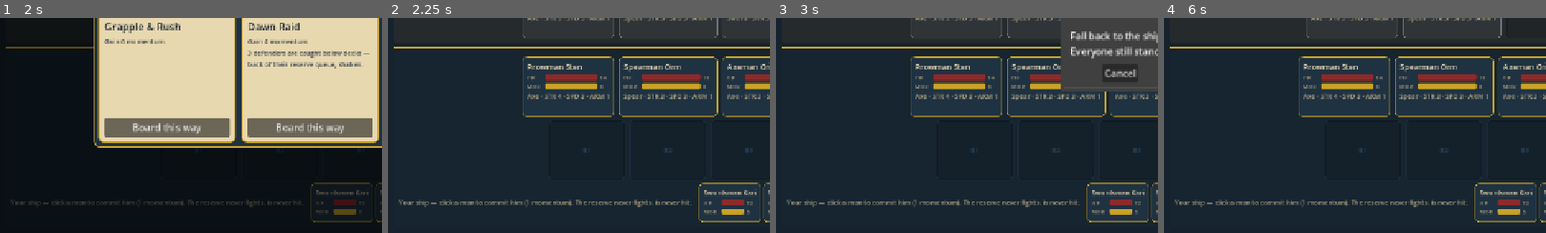
Above: before the commit, frames 1-4 (left to right).
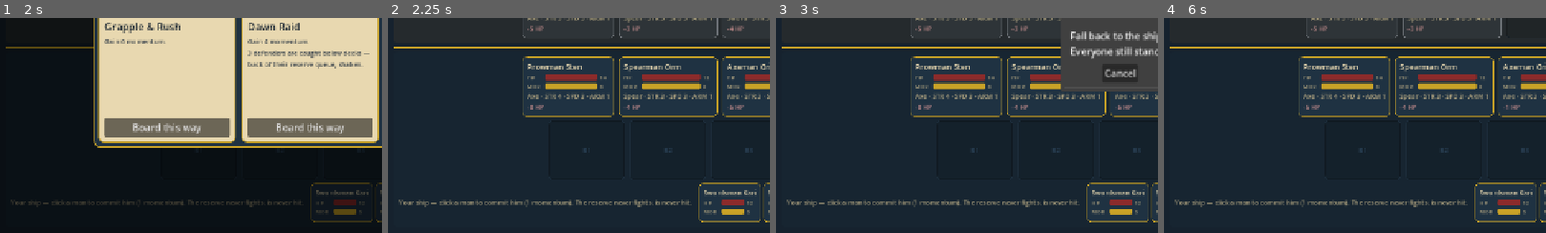
Above: after the commit, the same moments.

Repository: Tonttu84/vikingGame
Game: Godot game, scene res://src/ui/battle_ui.tscn
The game is run twice, just before and just after one commit, with the same random seed, the same clock (stepped at 60 frames per second) and the same inputs.
Inputs:
- Up to frame 1 (2 s): click "How it works" at 0.5 s; click "Debug" at 1.25 s
- Up to frame 2 (2.25 s): click "Board this way" at 2 s
- Up to frame 3 (3 s): click "Retreat" at 2.75 s
- Up to frame 4 (6 s): click "End Turn — let them fight" at 3.5 s; click "Retreat" at 4.25 s; click "Fight again (seed 1)" at 5 s; click "Board this way" at 5.75 s
The pictures show only the part of the screen within x 0-50%, y 41-91%; the shares and areas given below are measured in that part.

Frame 1 is identical in both runs. In frame 2, 0.4% of the frame differs, in the area x 36-94%, y 3-43%; in frame 3, 0.3%; in frame 4, 0.3%.

Commit message:
Forecast incoming damage on every token: read threat off the board
New engine query forecast(): what each fielded man stands to take in
the coming fight phases - physical and morale - built on the same
targeting and damage rules the phases resolve with (attack and snipe
damage now share extracted helpers so preview and resolution cannot
drift). It counts column duels, spear reach, archer snipes, the rail
volley, bonus attacks, the telegraphed tactic, and one morale wave
per man the totals already kill. Single pass by design: cascades and
reaction saves are not chained - a preview of intent, not a
simulation.

Tokens render the bill (-N HP / -N MOR, DOOMED when it kills), so the
player never adds it up by squinting at every enemy.

Co-Authored-By: Claude <noreply@anthropic.com>
Claude-Session: https://claude.ai/code/session_01JEyG5wLrf5xPjouWHRLAVf

Diff:
--- a/src/core/combat_engine.gd
+++ b/src/core/combat_engine.gd
@@ -514,11 +514,7 @@
 
 
 func _attack(attacker: Character, defender: Character) -> void:
-	var dmg := attacker.damage_against(defender)
-	if defender.side == Character.Side.PLAYER and state.shield_wall_active:
-		dmg = maxi(1, dmg - 2)
-	if defender.side == Character.Side.PLAYER and state.player_armor_bonus > 0:
-		dmg = maxi(1, dmg - state.player_armor_bonus)
+	var dmg := _melee_damage(attacker, defender)
 	defender.hp -= dmg
 	state.log_event("%s hits %s for %d (%d HP left)." %
 			[attacker.display_name, defender.display_name, dmg, maxi(0, defender.hp)])
@@ -529,11 +525,7 @@
 ## The archer's arrow: flat LOW damage, armor and columns ignored — the one
 ## attack placement cannot dodge. Side-wide protections still soften it.
 func _snipe(attacker: Character, defender: Character) -> void:
-	var dmg := BattleState.ARCHER_SNIPE_DAMAGE
-	if defender.side == Character.Side.PLAYER and state.shield_wall_active:
-		dmg = maxi(1, dmg - 2)
-	if defender.side == Character.Side.PLAYER and state.player_armor_bonus > 0:
-		dmg = maxi(1, dmg - state.player_armor_bonus)
+	var dmg := _snipe_damage(defender)
 	defender.hp -= dmg
 	state.log_event("%s's arrow finds %s for %d (%d HP left)." %
 			[attacker.display_name, defender.display_name, dmg, maxi(0, defender.hp)])
@@ -541,6 +533,26 @@
 		await _handle_death(defender)
 
 
+func _melee_damage(attacker: Character, defender: Character) -> int:
+	return _soften(attacker.damage_against(defender), defender)
+
+
+func _snipe_damage(defender: Character) -> int:
+	return _soften(BattleState.ARCHER_SNIPE_DAMAGE, defender)
+
+
+## Side-wide protections (shield wall, careful advance) soften every hit
+## the player's side takes, to a minimum of 1.
+func _soften(dmg: int, defender: Character) -> int:
+	if defender.side != Character.Side.PLAYER:
+		return dmg
+	if state.shield_wall_active:
+		dmg = maxi(1, dmg - 2)
+	if state.player_armor_bonus > 0:
+		dmg = maxi(1, dmg - state.player_armor_bonus)
+	return dmg
+
+
 ## Card/tactic damage that bypasses armor and columns.
 func _deal_true_damage(c: Character, amount: int) -> void:
 	if amount <= 0 or not c.is_alive():
@@ -558,6 +570,63 @@
 	if c.morale_immune() or not c.is_alive():
 		return
 	c.morale -= amount
+
+
+# --- Forecast ----------------------------------------------------------------
+
+## What every fielded man stands to take in the coming fight phases, given
+## current placements, active effects and the telegraphed tactic:
+## {Character: {"hp": int, "morale": int}}. Deterministic and side-effect
+## free, built on the same targeting and damage rules the phases resolve
+## with. Single pass — each predicted death counts as one morale wave, but
+## cascades, rout shocks and reaction saves are not chained: it is a
+## preview of intent, not a simulation.
+func forecast() -> Dictionary:
+	var out := {}
+	var everyone := state.fielded(Character.Side.PLAYER) + state.fielded(Character.Side.ENEMY)
+	for c in everyone:
+		out[c] = {"hp": 0, "morale": 0}
+	# The rail archers open your fight phase.
+	if state.archer_support_damage > 0:
+		var mark := _weakest_fielded(state.enemy_formation)
+		if mark != null:
+			out[mark]["hp"] += state.archer_support_damage
+	# Every fielded attacker, at his current target.
+	for attacker in everyone:
+		if not attacker.is_alive():
+			continue
+		if not _is_sniper(attacker) and not _can_melee(attacker):
+			continue
+		var target := _pick_target(attacker)
+		if target == null or not out.has(target):
+			continue
+		var dmg := _snipe_damage(target) if _is_sniper(attacker) \
+				else _melee_damage(attacker, target)
+		out[target]["hp"] += dmg * (1 + attacker.bonus_attacks)
+	# The telegraphed tactic is part of the bill.
+	match state.next_tactic:
+		"arrow_volley":
+			if not state.shield_wall_active:
+				for c in state.fielded(Character.Side.PLAYER):
+					out[c]["hp"] += 1
+		"fear_horn":
+			for c in state.fielded(Character.Side.PLAYER):
+				if not c.morale_immune():
+					out[c]["morale"] += 1
+	# Deaths shake the line: one wave per man these totals already kill.
+	for side in [Character.Side.PLAYER, Character.Side.ENEMY]:
+		var waves := 0
+		for c in state.fielded(side):
+			if out[c]["hp"] >= c.hp:
+				waves += 1
+		if side == Character.Side.PLAYER:
+			waves = maxi(0, waves - state.death_wave_suppressions)
+		if waves == 0:
+			continue
+		for c in state.fielded(side):
+			if out[c]["hp"] < c.hp and not c.morale_immune():
+				out[c]["morale"] += waves * BattleState.DEATH_MORALE_HIT
+	return out
 
 
 # --- Death, morale and routing ----------------------------------------------
--- a/src/ui/battle_ui.gd
+++ b/src/ui/battle_ui.gd
@@ -210,11 +210,13 @@
 # --- Rendering ---------------------------------------------------------------
 
 func refresh(state: BattleState) -> void:
+	# One forecast per refresh: every token shows what it stands to take.
+	var forecast := engine.forecast()
 	_fill_enemy_reserve(state)
-	_fill_line(_enemy_back_row, state.enemy_formation, Formation.BACK)
-	_fill_line(_enemy_front_row, state.enemy_formation, Formation.FRONT)
-	_fill_line(_player_front_row, state.player_formation, Formation.FRONT)
-	_fill_line(_player_back_row, state.player_formation, Formation.BACK)
+	_fill_line(_enemy_back_row, state.enemy_formation, Formation.BACK, forecast)
+	_fill_line(_enemy_front_row, state.enemy_formation, Formation.FRONT, forecast)
+	_fill_line(_player_front_row, state.player_formation, Formation.FRONT, forecast)
+	_fill_line(_player_back_row, state.player_formation, Formation.BACK, forecast)
 	_fill_row(_player_reserve_row, state.player_reserve, true)
 	_refresh_enemy_captain(state)
 	_refresh_hand(state)
@@ -224,13 +226,14 @@
 
 ## One line of a formation as 4 fixed columns: a token where a man stands,
 ## a dim placeholder where the slot is empty (so misses read spatially).
-func _fill_line(row: HBoxContainer, formation: Formation, line: int) -> void:
+func _fill_line(row: HBoxContainer, formation: Formation, line: int,
+		forecast: Dictionary) -> void:
 	for child in row.get_children():
 		child.queue_free()
 	for col in Formation.COLUMNS:
 		var c := formation.at(line, col)
 		if c != null:
-			var token := CharacterToken.create(c, self, false)
+			var token := CharacterToken.create(c, self, false, forecast.get(c, {}))
 			token.clicked.connect(_on_token_clicked)
 			row.add_child(token)
 		else:
--- a/src/ui/character_token.gd
+++ b/src/ui/character_token.gd
@@ -7,14 +7,19 @@
 
 var character: Character
 var battle_ui: Control
-var compact := false  ## reserve rows use a smaller face
+var compact := false   ## reserve rows use a smaller face
+## This fighter's entry from CombatEngine.forecast(): incoming {"hp", "morale"}
+## next fight phases. Empty for men off the grid — nothing can touch them.
+var forecast := {}
 
 
-static func create(p_character: Character, p_ui: Control, p_compact := false) -> CharacterToken:
+static func create(p_character: Character, p_ui: Control, p_compact := false,
+		p_forecast := {}) -> CharacterToken:
 	var token := CharacterToken.new()
 	token.character = p_character
 	token.battle_ui = p_ui
 	token.compact = p_compact
+	token.forecast = p_forecast
 	token._build()
 	return token
 
@@ -54,7 +59,37 @@
 		if character.bonus_attacks > 0:
 			box.add_child(UIPalette.label("+%d attack" % character.bonus_attacks,
 					UIPalette.FONT_SMALL, UIPalette.PARCHMENT_DIM))
+	_add_forecast_badge(box)
 	tooltip_text = _tooltip()
+
+
+## The bill for standing here: incoming damage next fight phases, so the
+## player reads threat off the board instead of adding it up per enemy.
+func _add_forecast_badge(box: VBoxContainer) -> void:
+	var incoming_hp: int = forecast.get("hp", 0)
+	var incoming_morale: int = forecast.get("morale", 0)
+	set_meta("forecast_hp", incoming_hp)
+	set_meta("forecast_morale", incoming_morale)
+	if incoming_hp <= 0 and incoming_morale <= 0:
+		return
+	var row := HBoxContainer.new()
+	row.add_theme_constant_override("separation", 6)
+	row.mouse_filter = Control.MOUSE_FILTER_IGNORE
+	if incoming_hp > 0:
+		var hp_label := UIPalette.label("-%d HP" % incoming_hp, UIPalette.FONT_SMALL,
+				UIPalette.BLOOD.lightened(0.45))
+		hp_label.mouse_filter = Control.MOUSE_FILTER_IGNORE
+		row.add_child(hp_label)
+		if incoming_hp >= character.hp:
+			var doom := UIPalette.label("DOOMED", UIPalette.FONT_SMALL, UIPalette.BLOOD.lightened(0.45))
+			doom.mouse_filter = Control.MOUSE_FILTER_IGNORE
+			row.add_child(doom)
+	if incoming_morale > 0:
+		var morale_label := UIPalette.label("-%d MOR" % incoming_morale, UIPalette.FONT_SMALL,
+				UIPalette.GOLD)
+		morale_label.mouse_filter = Control.MOUSE_FILTER_IGNORE
+		row.add_child(morale_label)
+	box.add_child(row)
 
 
 func _bar(value: int, max_value: int, color: Color, tag: String) -> Control:
--- /dev/null
+++ b/tests/test_forecast.gd
@@ -0,0 +1,96 @@
+extends TestCase
+## The incoming-damage forecast: what every fielded man stands to take in
+## the coming fight phases — physical and morale — computed from current
+## placements and the telegraphed tactic, so the player never has to add
+## it up by squinting at the board. Deterministic, single pass: mid-phase
+## deaths are counted as one wave each but cascades and saves are not
+## chained — it is a preview of intent, not a simulation.
+
+const P := Character.Side.PLAYER
+const E := Character.Side.ENEMY
+const F := Formation.FRONT
+const B := Formation.BACK
+
+
+func test_column_duel_shows_both_sides() -> void:
+	var p1 := TestHelpers.grunt(P, "p1")
+	var e1 := TestHelpers.grunt(E, "e1", 12, 6, 4, 3)
+	var eng := TestHelpers.engine_for({"player_field": [p1], "enemy_field": [e1]})
+	var fc := eng.forecast()
+	assert_eq(fc[e1]["hp"], 3, "p1's swing next fight phase")
+	assert_eq(fc[p1]["hp"], 4, "e1's answer in theirs")
+	assert_eq(fc[p1]["morale"], 0, "nothing threatens morale yet")
+
+
+func test_empty_column_forecasts_no_damage() -> void:
+	var p1 := TestHelpers.grunt(P, "p1")
+	var e1 := TestHelpers.grunt(E, "e1")
+	var eng := TestHelpers.engine_for({"player_field": [p1], "enemy_field": [e1]})
+	TestHelpers.station(eng.state.player_formation, p1, F, 3)
+	var fc := eng.forecast()
+	assert_eq(fc[p1]["hp"], 0, "their man swings at air")
+	assert_eq(fc[e1]["hp"], 0, "and so does yours")
+
+
+func test_reach_snipe_and_rail_arrows_are_counted() -> void:
+	var p1 := TestHelpers.grunt(P, "p1")
+	var e_front := TestHelpers.grunt(E, "e_front", 12, 6, 4, 3)
+	var e_spear := TestHelpers.grunt(E, "e_spear", 12, 6, 3, 3, Weapon.spear())
+	var e_bow := TestHelpers.grunt(E, "e_bow", 12, 6, 2, 3, Weapon.bow())
+	var eng := TestHelpers.engine_for({
+		"player_field": [p1],
+		"enemy_field": [e_front, e_spear, e_bow],
+	})
+	TestHelpers.station(eng.state.enemy_formation, e_spear, B, 0)
+	TestHelpers.station(eng.state.enemy_formation, e_bow, B, 3)
+	p1.hp = 11  # wounded: their archer's mark, and still the column's target
+	var fc := eng.forecast()
+	assert_eq(fc[p1]["hp"], 4 + 4 + 2, "front man + spear reach + archer snipe all add up")
+
+
+func test_telegraphed_arrow_volley_and_shield_wall() -> void:
+	var p1 := TestHelpers.grunt(P, "p1")
+	var p2 := TestHelpers.grunt(P, "p2")
+	var e1 := TestHelpers.grunt(E, "e1", 12, 6, 4, 3)
+	var eng := TestHelpers.engine_for({"player_field": [p1, p2], "enemy_field": [e1]})
+	eng.state.next_tactic = "arrow_volley"
+	var fc := eng.forecast()
+	assert_eq(fc[p1]["hp"], 4 + 1, "the telegraphed volley is part of the bill")
+	assert_eq(fc[p2]["hp"], 1, "even for the man no one duels")
+	eng.state.shield_wall_active = true
+	fc = eng.forecast()
+	assert_eq(fc[p1]["hp"], 2, "the wall blocks the volley and blunts the melee hit")
+	assert_eq(fc[p2]["hp"], 0)
+
+
+func test_telegraphed_fear_horn_shows_morale_damage() -> void:
+	var p1 := TestHelpers.grunt(P, "p1")
+	var cap := TestHelpers.captain_of(P, "cap")
+	var eng := TestHelpers.engine_for({"player_field": [p1, cap]})
+	eng.state.next_tactic = "fear_horn"
+	var fc := eng.forecast()
+	assert_eq(fc[p1]["morale"], 1, "the horn is telegraphed like any tactic")
+	assert_eq(fc[cap]["morale"], 0, "captains do not feel fear")
+
+
+func test_predicted_kills_forecast_the_morale_wave() -> void:
+	var strong := TestHelpers.grunt(P, "strong", 12, 6, 10, 3)
+	var e_doomed := TestHelpers.grunt(E, "e_doomed", 5)
+	var e_witness := TestHelpers.grunt(E, "e_witness")
+	var eng := TestHelpers.engine_for({
+		"player_field": [strong],
+		"enemy_field": [e_doomed, e_witness],
+	})
+	var fc := eng.forecast()
+	assert_true(fc[e_doomed]["hp"] >= e_doomed.hp, "the column kills him on paper")
+	assert_eq(fc[e_witness]["morale"], BattleState.DEATH_MORALE_HIT,
+			"his death will shake the men beside him")
+
+
+func test_bonus_attacks_multiply_the_forecast() -> void:
+	var p1 := TestHelpers.grunt(P, "p1")
+	var e1 := TestHelpers.grunt(E, "e1", 30)
+	var eng := TestHelpers.engine_for({"player_field": [p1], "enemy_field": [e1]})
+	p1.bonus_attacks = 1
+	var fc := eng.forecast()
+	assert_eq(fc[e1]["hp"], 6, "Battle Fury's extra swing is already on the bill")
--- a/tests/ui_smoke.gd
+++ b/tests/ui_smoke.gd
@@ -106,6 +106,14 @@
 	check(_tokens_in(ui._enemy_front_row).size() + _tokens_in(ui._enemy_back_row).size() == 2,
 			"both fielded defenders drawn in the grid")
 	check(ui._momentum_pips.get_child_count() == 10, "momentum pips")
+
+	# The forecast badges: whoever stands in a contested column shows the
+	# damage he is about to take, without the player doing the sums.
+	var badge_found := false
+	for t in _tokens_in(ui._player_front_row):
+		if t.get_meta("forecast_hp", 0) > 0:
+			badge_found = true
+	check(badge_found, "a front-liner in a contested column shows incoming damage")
 
 	# Play a no-target card if one is affordable, exercising the drop path.
 	var played := false
Not shown, added: tests/test_forecast.gd.uid
